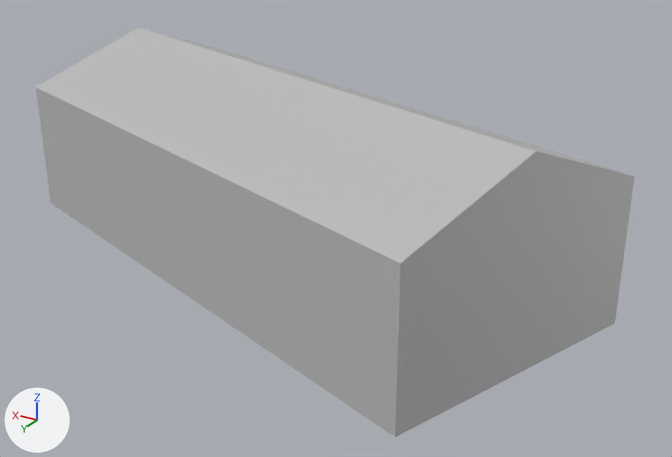
A saved change to the FBX model Assets/Models/Casas varias/Casa_29.fbx.
The view is the same before and after, from a 50 mm camera at (-0.209, 0.312, 0.164) aimed at (-0.021, -0.002, 0.006). Arrows for +X, +Y and +Z are at lower left; the lights stay in place. The first picture is the older version. Where no turn or scale is listed for an object, it has been applied to the vertices.

Objects in the first picture: 'Casa_29'.
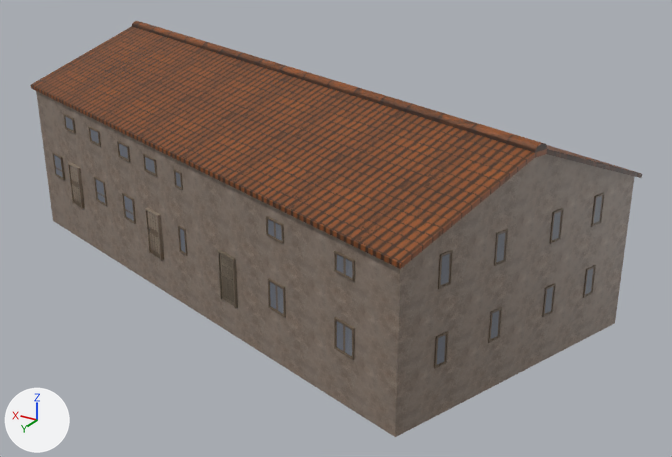
Edits to the bpy script that builds the scene:
```text
Add img_detalles_casas_tga:
    img_detalles_casas_tga = load_image('Detalles_casas.tga', '../../Textures/Detalles_casas.tga', 2048, 2048, 'sRGB')
Add img_textura_pared_estuco_tga:
    img_textura_pared_estuco_tga = load_image('textura_pared_estuco.tga', '../../Textures/textura_pared_estuco.tga', 512, 512, 'sRGB')
Add img_textura_tejados_exterior_tga:
    img_textura_tejados_exterior_tga = load_image('textura_tejados_exterior.tga', '../../Textures/textura_tejados_exterior.tga', 500, 500, 'sRGB')
Add mat_mat_detalles_casas:
    mat_mat_detalles_casas = principled_material('Mat_Detalles_casas')
    mat_mat_detalles_casas.texture = img_detalles_casas_tga
Add mat_mat_pared_estuco:
    mat_mat_pared_estuco = principled_material('Mat_pared_estuco')
    mat_mat_pared_estuco.texture = img_textura_pared_estuco_tga
Add mat_mat_tejados_exterior:
    mat_mat_tejados_exterior = principled_material('Mat_tejados_exterior')
    mat_mat_tejados_exterior.texture = img_textura_tejados_exterior_tga
Change me_mesh:
    used by ob_casa_29; location = (0.0, 0.0, 0.0)
    remove me_mesh.from_pydata(...)  # 10 vertices, 6 faces; spans x -0.139..0.139, y -0.096..0.096, z -0.01..0.071
    add me_mesh.from_pydata(...)  # 854 vertices, 623 faces; spans x -0.142..0.142, y -0.099..0.099, z -0.02..0.074
    me_mesh part 1: 2 vertices moved from x 0.101..0.139, y -0.096..0.011, z -0.01 to x 0.101..0.139, y -0.096..0.011, z -0.02; 2 vertices removed from x -0.12..0.12, y -0.043..0.043, z 0.071; 846 vertices added at x -0.142..0.142, y -0.099..0.099, z 0.0..0.074
    me_mesh part 2: 2 faces spanning x -0.139..0.139, y -0.096..0.096, z -0.02..0.05 switch from mat_lambert1 (grey #bcbcbc) to mat_mat_pared_estuco (picture img_textura_pared_estuco_tga)
    add me_mesh.materials.append(mat_mat_tejados_exterior)  # picture img_textura_tejados_exterior_tga
    add me_mesh.materials.append(mat_mat_detalles_casas)  # picture img_detalles_casas_tga
```

Pixel boxes [x1, y1, x2, y2] of what changed, in the pictures (672 x 457 px):
'Casa_29', reshaped
    before: [36, 27, 635, 437]
    after: [31, 21, 642, 437]
part 1 of me_mesh, built on
    before: [36, 27, 635, 437]
    after: [31, 21, 642, 437]
part 2 of me_mesh, recoloured (grey to brown)
    both: [36, 91, 400, 437]
